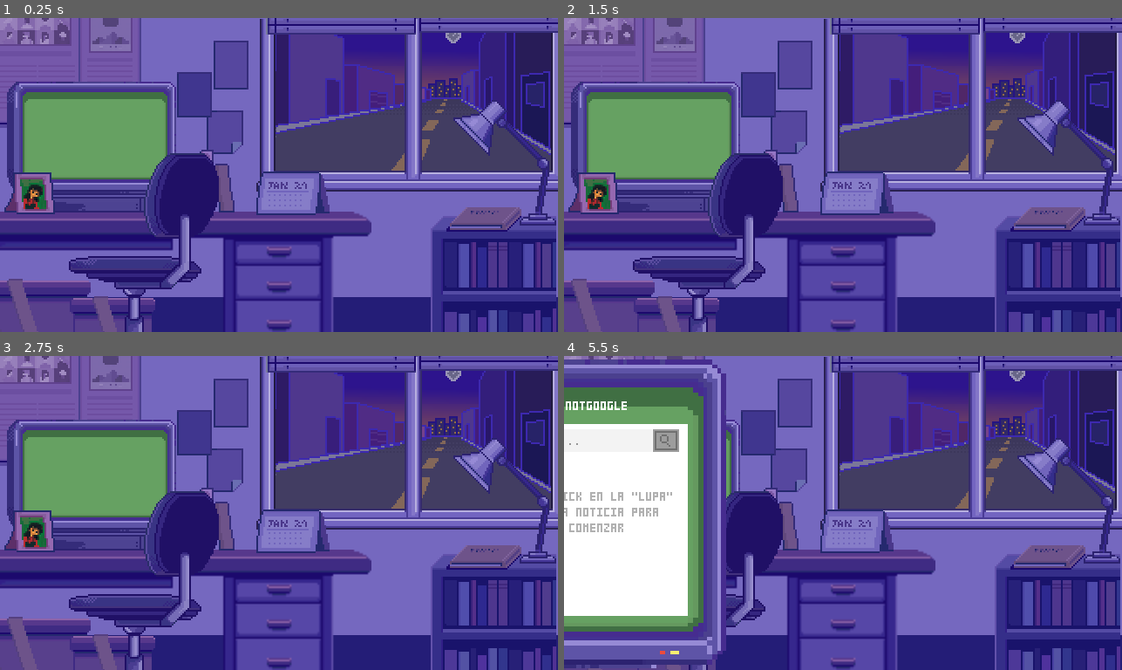
Above: before the commit, frames 1-4 (two rows, left to right).
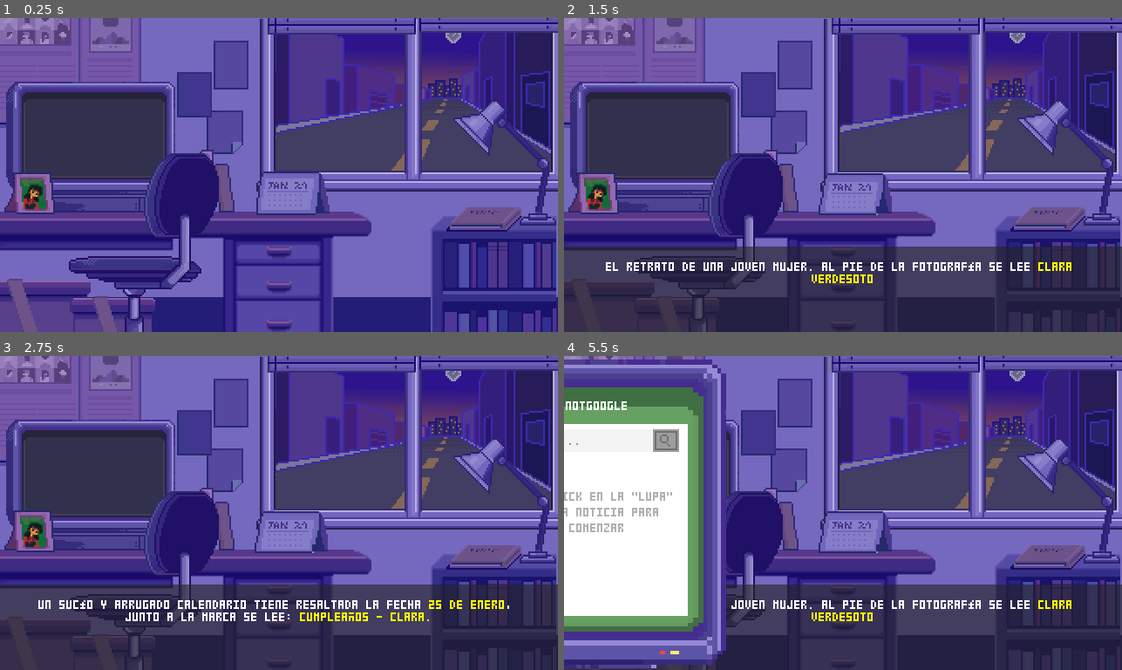
Above: after the commit, the same moments.

Repository: fede-alvarez/ggj-2021
Game: Godot game, scene res://scenes/Game.tscn
The game is run twice, just before and just after one commit, with the same random seed, the same clock (stepped at 60 frames per second) and the same inputs.
Inputs (mouse positions are in pixels of both pictures, inside the frame that each line leads up to):
- Up to frame 1 (0.25 s): no input
- Up to frame 2 (1.5 s): click (854, 193) at 0.52 s; click (597, 193) at 1.27 s
- Up to frame 3 (2.75 s): click (290, 531) at 2.02 s
- Up to frame 4 (5.5 s): click (597, 531) at 2.77 s; click (854, 531) at 3.52 s; click (597, 531) at 4.27 s; tap Enter at 5 s; move the mouse to (658, 475) at 5.02 s; click (658, 475) at 5.17 s

The runs differ from the first frame. In frame 1, 7.2% of the frame differs, in the area x 1-32%, y 20-62%; in frame 2, 35%, in the area x 0-100%, y 20-100%; in frame 3, 35%; in frame 4, 20%.

Commit message:
Agregando partes de la historia secundaria en los objetos de la habiación

Diff:
--- a/scenes/Game.tscn
+++ b/scenes/Game.tscn
@@ -12,7 +12,7 @@
 [ext_resource path="res://assets/elements/posters.png" type="Texture" id=10]
 [ext_resource path="res://assets/elements/velador.png" type="Texture" id=11]
 [ext_resource path="res://assets/elements/books.png" type="Texture" id=12]
-[ext_resource path="res://assets/elements/calendary.png" type="Texture" id=13]
+[ext_resource path="res://assets/elements/calendario_anim.png" type="Texture" id=13]
 [ext_resource path="res://assets/elements/desk.png" type="Texture" id=14]
 [ext_resource path="res://assets/elements/tv on.png" type="Texture" id=15]
 [ext_resource path="res://assets/elements/lamp.png" type="Texture" id=16]
@@ -27,9 +27,43 @@
 [ext_resource path="res://assets/elements/boxes.png" type="Texture" id=25]
 [ext_resource path="res://assets/backgrounds/ciudad_fondo.png" type="Texture" id=26]
 [ext_resource path="res://assets/elements/silla.png" type="Texture" id=27]
+[ext_resource path="res://assets/elements/tv-anim.png" type="Texture" id=28]
+[ext_resource path="res://scripts/Dialogs.gd" type="Script" id=29]
+
+[sub_resource type="Animation" id=3]
+resource_name = "Hover"
+loop = true
+tracks/0/type = "value"
+tracks/0/path = NodePath(".:frame")
+tracks/0/interp = 1
+tracks/0/loop_wrap = true
+tracks/0/imported = false
+tracks/0/enabled = true
+tracks/0/keys = {
+"times": PoolRealArray( 0, 0.1, 0.2, 0.3, 0.4, 0.5, 0.6, 0.7, 0.8 ),
+"transitions": PoolRealArray( 1, 1, 1, 1, 1, 1, 1, 1, 1 ),
+"update": 1,
+"values": [ 0, 1, 4, 3, 4, 5, 6, 7, 8 ]
+}
 
 [sub_resource type="RectangleShape2D" id=1]
 extents = Vector2( 46.9977, 31.9723 )
+
+[sub_resource type="Animation" id=2]
+resource_name = "Hover"
+length = 0.7
+tracks/0/type = "value"
+tracks/0/path = NodePath(".:frame")
+tracks/0/interp = 1
+tracks/0/loop_wrap = true
+tracks/0/imported = false
+tracks/0/enabled = true
+tracks/0/keys = {
+"times": PoolRealArray( 0.1, 0.6 ),
+"transitions": PoolRealArray( 1, 1 ),
+"update": 1,
+"values": [ 0, 5 ]
+}
 
 [node name="Game" type="Node2D"]
 script = ExtResource( 1 )
@@ -102,21 +136,53 @@
 [node name="calendary" type="Sprite" parent="Elements"]
 position = Vector2( 167.755, 100.561 )
 texture = ExtResource( 13 )
-
-[node name="tv on" type="Sprite" parent="Elements"]
-position = Vector2( 52.3274, 74.0124 )
-texture = ExtResource( 15 )
-
-[node name="PCArea" type="Area2D" parent="Elements/tv on"]
+hframes = 11
+frame = 8
+
+[node name="MaskButton" type="TextureButton" parent="Elements/calendary"]
+margin_left = -20.9547
+margin_top = -10.4773
+margin_right = 19.0453
+margin_bottom = 9.52265
+__meta__ = {
+"_edit_use_anchors_": false
+}
+
+[node name="Anim" type="AnimationPlayer" parent="Elements/calendary"]
+anims/Hover = SubResource( 3 )
+
+[node name="tv-anim" type="Sprite" parent="Elements"]
+position = Vector2( 52, 74 )
+texture = ExtResource( 28 )
+hframes = 12
+
+[node name="PCArea" type="Area2D" parent="Elements/tv-anim"]
 position = Vector2( -52.3274, -74.0124 )
 
-[node name="CollisionShape2D" type="CollisionShape2D" parent="Elements/tv on/PCArea"]
+[node name="CollisionShape2D" type="CollisionShape2D" parent="Elements/tv-anim/PCArea"]
 position = Vector2( 53.0679, 67.7248 )
 shape = SubResource( 1 )
+
+[node name="Animator" type="AnimationPlayer" parent="Elements/tv-anim"]
+anims/Hover = SubResource( 2 )
+
+[node name="tv on" type="Sprite" parent="Elements"]
+visible = false
+position = Vector2( 52, 74 )
+texture = ExtResource( 15 )
 
 [node name="portrait" type="Sprite" parent="Elements"]
 position = Vector2( 17.122, 100.561 )
 texture = ExtResource( 7 )
+
+[node name="PortraitButton" type="TextureButton" parent="Elements/portrait"]
+margin_left = -11.4528
+margin_top = -11.4528
+margin_right = 13.5472
+margin_bottom = 13.5472
+__meta__ = {
+"_edit_use_anchors_": false
+}
 
 [node name="boxes" type="Sprite" parent="Elements"]
 position = Vector2( 0, 149.338 )
@@ -130,30 +196,41 @@
 [node name="HUD" type="CanvasLayer" parent="."]
 
 [node name="Dialogs" type="Control" parent="HUD"]
-visible = false
 anchor_top = 1.0
 anchor_right = 1.0
 anchor_bottom = 1.0
-__meta__ = {
-"_edit_use_anchors_": false
-}
+script = ExtResource( 29 )
+__meta__ = {
+"_edit_use_anchors_": false
+}
+
+[node name="ColorRect" type="ColorRect" parent="HUD/Dialogs"]
+anchor_top = 1.0
+anchor_right = 1.0
+anchor_bottom = 1.0
+margin_top = -49.2472
+margin_bottom = 0.752827
+color = Color( 0.133333, 0.133333, 0.133333, 0.607843 )
 
 [node name="RichTextLabel" type="RichTextLabel" parent="HUD/Dialogs"]
 anchor_top = 1.0
 anchor_right = 1.0
 anchor_bottom = 1.0
-margin_left = 5.0
+margin_left = 20.0
 margin_top = -40.0
-margin_right = -5.0
+margin_right = -20.0
 margin_bottom = -6.49908
+rect_clip_content = false
 custom_fonts/normal_font = ExtResource( 5 )
 bbcode_enabled = true
-bbcode_text = "[center]ESTO ES UNA PRUEBA DE [wave amp=4]DIALOGO[/wave] PARA EL JUEGO[/center]"
-text = "ESTO ES UNA PRUEBA DE DIALOGO PARA EL JUEGO"
+bbcode_text = "[center]Texto de prueba[/center]"
+text = "Texto de prueba"
 scroll_active = false
 
+[node name="DialogTime" type="Timer" parent="HUD/Dialogs"]
+wait_time = 7.0
+
 [node name="Popup" type="Popup" parent="HUD"]
-visible = true
 anchor_right = 1.0
 anchor_bottom = 1.0
 __meta__ = {
@@ -520,7 +597,14 @@
 stream = ExtResource( 20 )
 volume_db = -10.0
 autoplay = true
-[connection signal="input_event" from="Elements/tv on/PCArea" to="." method="_on_Area2D_input_event"]
+[connection signal="mouse_entered" from="Elements/calendary/MaskButton" to="." method="_on_MaskButton_mouse_entered"]
+[connection signal="mouse_exited" from="Elements/calendary/MaskButton" to="." method="_on_MaskButton_mouse_exited"]
+[connection signal="pressed" from="Elements/calendary/MaskButton" to="." method="_on_MaskButton_pressed"]
+[connection signal="input_event" from="Elements/tv-anim/PCArea" to="." method="_on_Area2D_input_event"]
+[connection signal="mouse_entered" from="Elements/tv-anim/PCArea" to="." method="_on_PCArea_mouse_entered"]
+[connection signal="mouse_exited" from="Elements/tv-anim/PCArea" to="." method="_on_PCArea_mouse_exited"]
+[connection signal="pressed" from="Elements/portrait/PortraitButton" to="." method="_on_PortraitButton_pressed"]
+[connection signal="timeout" from="HUD/Dialogs/DialogTime" to="HUD/Dialogs" method="_on_DialogTime_timeout"]
 [connection signal="pressed" from="HUD/Popup/SearcherButton" to="." method="_on_SearcherButton_pressed"]
 [connection signal="pressed" from="HUD/Popup/NewsDetail/ScrollContainer/Control/LinkButton" to="HUD/Popup/NewsDetail" method="_on_LinkButton_pressed"]
 [connection signal="pressed" from="HUD/Popup/TextureButton" to="." method="_on_TextureButton_pressed"]
--- /dev/null
+++ b/scripts/Dialogs.gd
@@ -0,0 +1,14 @@
+extends Control
+
+onready var text_label = $RichTextLabel
+
+func _ready():
+	visible = false
+
+func show_dialog(msg):
+	visible = true
+	text_label.bbcode_text = "[center]"+msg+"[/center]";
+	$DialogTime.start()
+
+func _on_DialogTime_timeout():
+	visible = false
--- a/scripts/Game.gd
+++ b/scripts/Game.gd
@@ -26,8 +26,14 @@
 			news_entity.connect("search_news", self, "on_news_searched")
 	pass
 
+func get_news_by_id (news_id):
+	for news in Globals.NEWS:
+		if news_id == news.id:
+			return news
+	return null
+
 func on_news_searched( id ):
-	var news_detail = Globals.NEWS[id-1]
+	var news_detail = get_news_by_id(id)
 	search_text.text = (news_detail.title).to_upper()
 	$HUD/Popup/InputBorder.visible = true
 	$HUD/Popup/SearcherButton.disabled = false
@@ -38,12 +44,13 @@
 
 # Item Events
 func _on_Area2D_input_event(viewport, event, shape_idx):
-	if event is InputEventMouseButton and event.button_index == BUTTON_LEFT and event.pressed:
-		$HUD/Popup.rect_position = Vector2(-320,0)
-		$HUD/Popup.show()
+	if event is InputEventMouseButton:
+		if event.button_index == BUTTON_LEFT and event.pressed:
+			$HUD/Popup.rect_position = Vector2(-320,0)
+			$HUD/Popup.show()
 
-		popup_tween.interpolate_property($HUD/Popup, "rect_position:x", -320, 0, 1, Tween.TRANS_QUAD, Tween.EASE_OUT)
-		popup_tween.start()
+			popup_tween.interpolate_property($HUD/Popup, "rect_position:x", -320, 0, 1, Tween.TRANS_QUAD, Tween.EASE_OUT)
+			popup_tween.start()
 
 func _on_SearcherButton_pressed():
 	empty_holder_str = $HUD/Popup/GoogleSearch/EmptyHolder.text
@@ -55,7 +62,7 @@
 	$HUD/Popup/GoogleSearch/EmptyHolder.visible = false
 	$HUD/Popup/GoogleSearch/SearchResults.visible = true
 	clean_previous_news()
-	for news in Globals.NEWS:
+	for news in Globals.get_news():
 		var news_entity = preload("res://entities/NewsResult.tscn").instance()
 		if news_entity:
 			news_search_container.add_child(news_entity)
@@ -68,7 +75,9 @@
 		news.queue_free()
 
 func on_link_clicked(news_id):
-	var news_detail = Globals.NEWS[news_id-1]
+	var news_detail = get_news_by_id(news_id)
+	if !news_detail:
+		return
 	#print("News title: " + news_detail.title.to_upper())
 	var title = news_detail.title.to_upper()
 	var date = news_detail.date
@@ -84,3 +93,25 @@
 	popup_tween.start()
 	yield(popup_tween, "tween_completed")
 	$HUD/Popup.hide()
+
+
+func _on_PCArea_mouse_entered():
+	$"Elements/tv-anim/Animator".play("Hover")
+
+
+func _on_PCArea_mouse_exited():
+	$"Elements/tv-anim/Animator".play_backwards("Hover")
+
+func _on_MaskButton_mouse_entered():
+	$Elements/calendary/Anim.play("Hover")
+
+func _on_MaskButton_mouse_exited():
+	$Elements/calendary/Anim.stop()
+
+# Pressed elements
+
+func _on_MaskButton_pressed():
+	$HUD/Dialogs.show_dialog("UN SUCÍO Y ARRUGADO CALENDARIO TIENE RESALTADA LA FECHA [color=yellow]25 DE ENERO[/color], JUNTO A LA MARCA SE LEE: [color=yellow]CUMPLEAÑOS - CLARA.[/color]")
+
+func _on_PortraitButton_pressed():
+	$HUD/Dialogs.show_dialog("EL RETRATO DE UNA JOVEN MUJER. AL PIE DE LA FOTOGRAFÍA SE LEE [color=yellow]CLARA VERDESOTO[/color]")
--- a/scripts/NewsDetail.gd
+++ b/scripts/NewsDetail.gd
@@ -19,6 +19,5 @@
 	if news_image:
 		photo.texture = load("res://assets/elements/news_images/" + news_image + ".png")
 
-
 func _on_LinkButton_pressed():
 	visible = false
Binary file added: assets/elements/calendario_anim.png
Not shown, added: assets/elements/calendario_anim.png.import
Binary file added: assets/elements/tv-anim.png
Not shown, added: assets/elements/tv-anim.png.import
Not shown: 1 places in scenes/Game.tscn that only renumber resources
